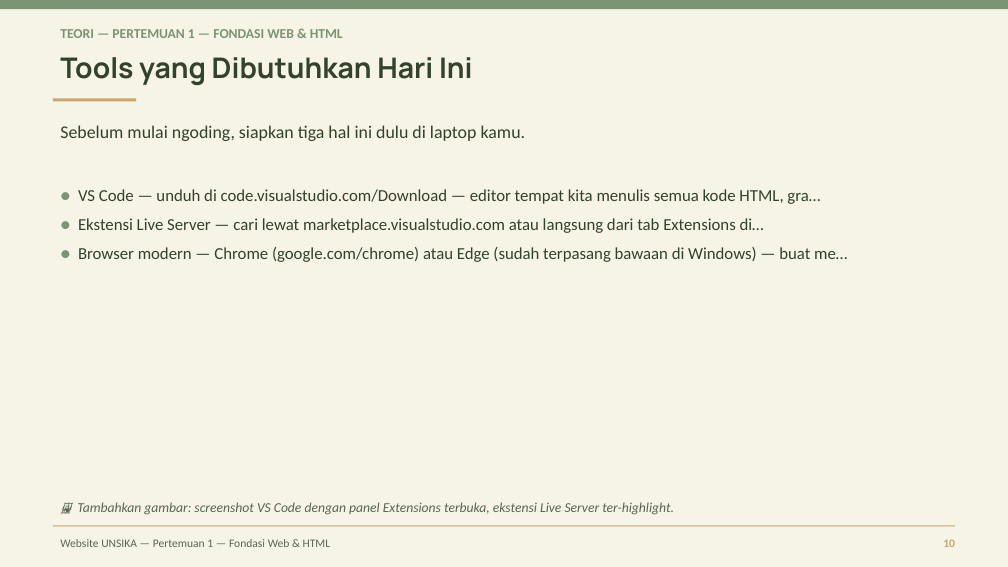
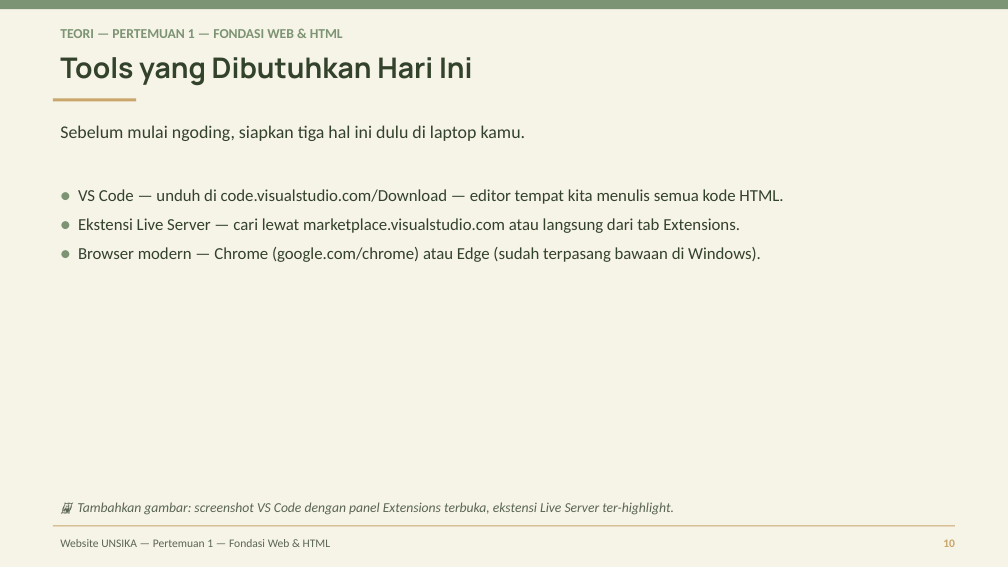
Before and after one commit to vnymyz/Website-Development-UNSIKA-Study-Club, a slide deck: slide 11 of materi-pertemuan/pert1-code/pertemuan-1-web.pptx. Drawn at 1008x567 pixels with LibreOffice and Linux fonts; fonts in the diff are those of the drawing. Boxes give left, top, right and bottom in pixels: in the first picture for what was removed or moved away, otherwise in the second. Text is boxed around its words. In the diff, an @@ line names an element or a change of style, - is before the commit and + after.

```diff
--- a/materi-pertemuan/pert1-code/pertemuan-1-web.pptx
+++ b/materi-pertemuan/pert1-code/pertemuan-1-web.pptx
@@ text at bbox=[78, 189, 783, 262]: text changed @@
-● VS Code — unduh di code.visualstudio.com/Download — editor tempat kita menulis semua kode HTML, gra…
-● Ekstensi Live Server — cari lewat marketplace.visualstudio.com atau langsung dari tab Extensions di…
-● Browser modern — Chrome (google.com/chrome) atau Edge (sudah terpasang bawaan di Windows) — buat me…
+● VS Code — unduh di code.visualstudio.com/Download — editor tempat kita menulis semua kode HTML.
+● Ekstensi Live Server — cari lewat marketplace.visualstudio.com atau langsung dari tab Extensions.
+● Browser modern — Chrome (google.com/chrome) atau Edge (sudah terpasang bawaan di Windows).
```
Also in this commit, not shown: 1 other slide changed, 1 slide added, 8 other files.
